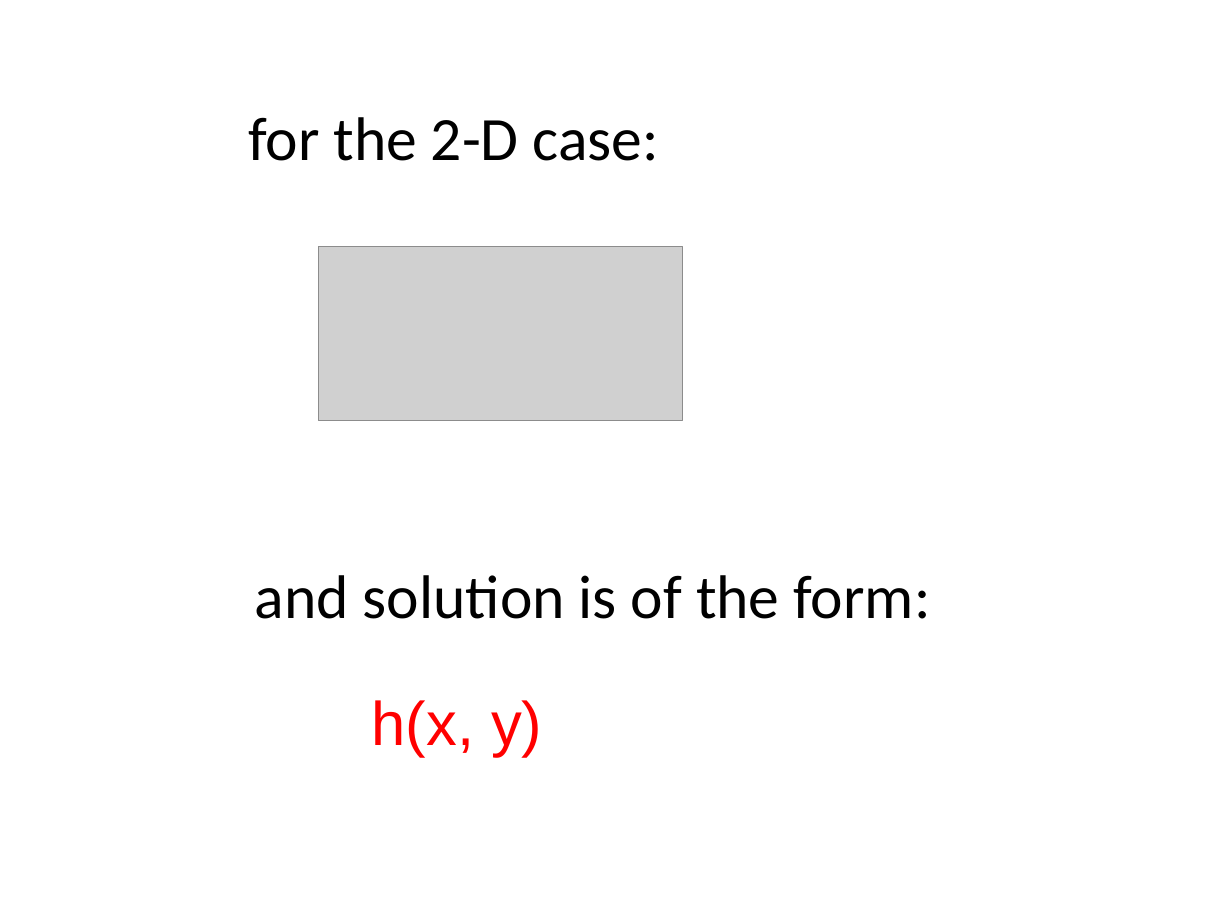
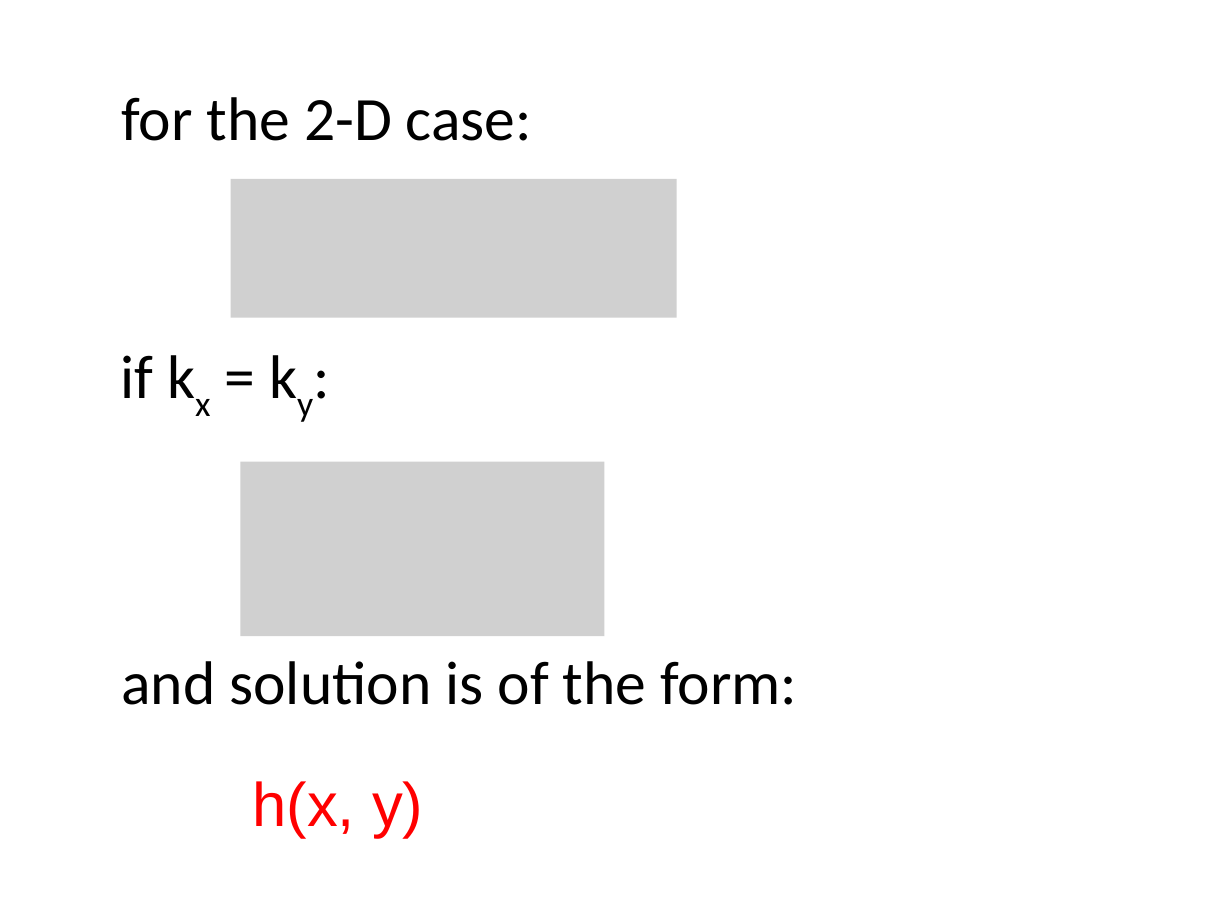
Before and after one commit to njones61/ce544, a slide deck: slide 12 of docs/unit1/05_goveqs/governing equations.pptx (slide 11 before the commit). Drawn at 1232x924 pixels with LibreOffice and Linux fonts; fonts in the diff are those of the drawing; grey boxes stand for pictures. Boxes give left, top, right and bottom in pixels: in the first picture for what was removed or moved away, otherwise in the second. Text is boxed around its words. In the diff, an @@ line names an element or a change of style, - is before the commit and + after.

```diff
--- a/docs/unit1/05_goveqs/governing equations.pptx
+++ b/docs/unit1/05_goveqs/governing equations.pptx
@@ text "for the 2-D case:": place and size @@
-text "for the 2-D case:" at (248, 117, 659, 161)
+text "for the 2-D case:" at (121, 97, 532, 141)
@@ picture added at (230, 179, 676, 318) @@
@@ picture removed at (318, 246, 681, 421) @@
@@ text added at (120, 355, 153, 398), 36 pt, text #000000 @@
+if kx = ky:
@@ picture added at (240, 462, 604, 637) @@
@@ text "and solution is of the ...": place and size @@
-text "and solution is of the ..." at (255, 575, 931, 619)
+text "and solution is of the ..." at (121, 661, 797, 705)
@@ text "h(x, y)": place and size @@
-text "h(x, y)" at (371, 700, 542, 756)
+text "h(x, y)" at (252, 781, 423, 838)
```
Also in this commit, not shown: 9 other slides changed, 6 slides added, 4 slides removed, 1 other file.
